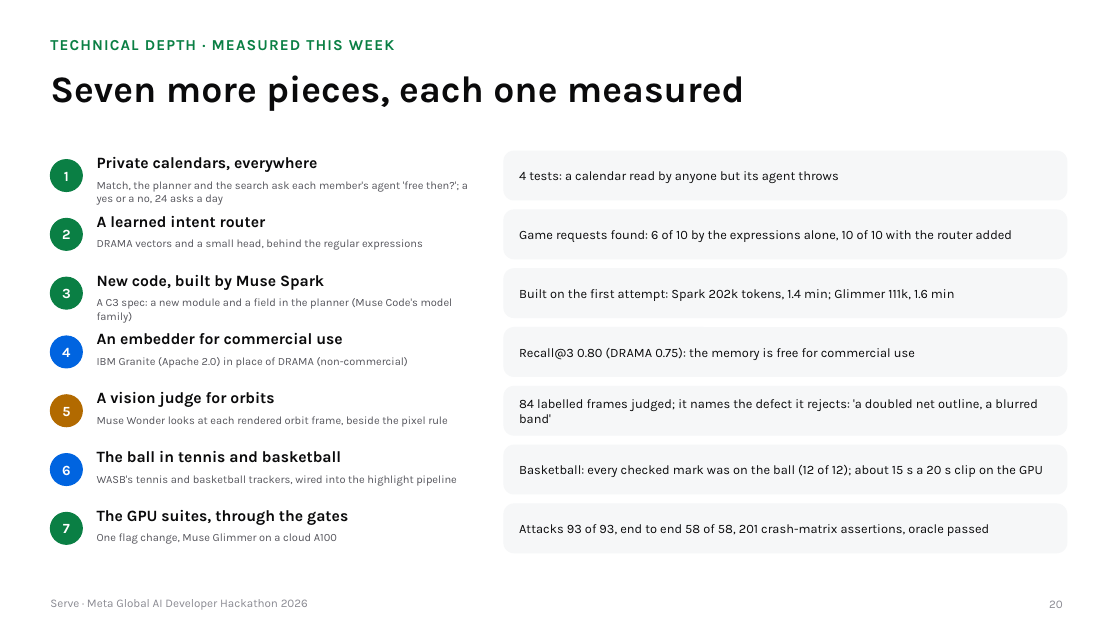
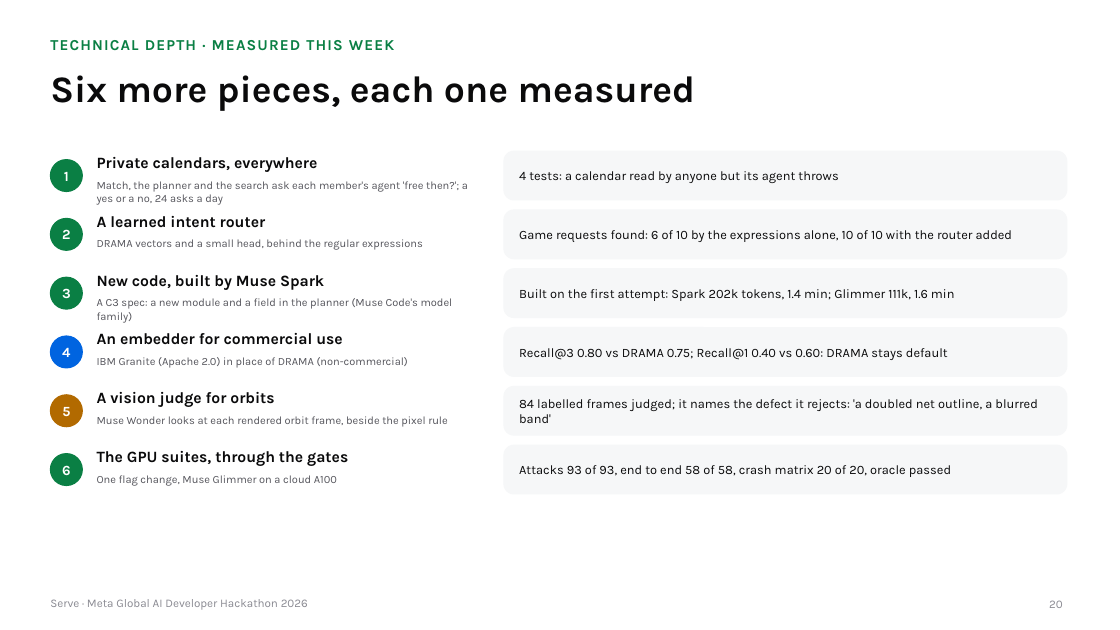
Before and after one commit to gino6178/serve-meta-hackathon, a slide deck: slide 20 of video/deck/Serve_Meta_deck.pptx. Drawn at 1120x630 pixels with LibreOffice and Linux fonts; fonts in the diff are those of the drawing. Boxes give left, top, right and bottom in pixels: in the first picture for what was removed or moved away, otherwise in the second. Text is boxed around its words. In the diff, an @@ line names an element or a change of style, - is before the commit and + after.

```diff
--- a/video/deck/Serve_Meta_deck.pptx
+++ b/video/deck/Serve_Meta_deck.pptx
@@ title at [50,75,696,111]: text changed @@
-Seven more pieces, each one measured
+Six more pieces, each one measured
@@ text at [519,348,948,360]: text changed @@
-Recall@3 0.80 (DRAMA 0.75): the memory is free for commercial use
+Recall@3 0.80 vs DRAMA 0.75; Recall@1 0.40 vs 0.60: DRAMA stays default
@@ text "The GPU suites, through the ...": place and size @@
-text "The GPU suites, through the ..." at [97,510,348,525]
+text "The GPU suites, through the ..." at [97,451,348,466]
@@ ellipse at [50,454,82,486]: fill #0064E0 to #0A7F44; outline #0064E0 1 pt to #0A7F44 1 pt @@
@@ text "One flag change, Muse Glimmer ...": place and size @@
-text "One flag change, Muse Glimmer ..." at [97,533,337,544]
+text "One flag change, Muse Glimmer ..." at [97,475,337,486]
@@ text removed at [97,451,341,463] @@
-The ball in tennis and basketball
@@ text removed at [97,475,457,486] @@
-WASB's tennis and basketball trackers, wired into the highlight pipeline
@@ text at [519,465,951,477]: text changed @@
-Basketball: every checked mark was on the ball (12 of 12); about 15 s a 20 s clip on the GPU
+Attacks 93 of 93, end to end 58 of 58, crash matrix 20 of 20, oracle passed
@@ rounded rectangle removed at [504,504,1067,553] @@
@@ ellipse removed at [50,513,82,544] @@
@@ text removed at [63,524,70,533] @@
-7
@@ text removed at [519,524,989,536] @@
-Attacks 93 of 93, end to end 58 of 58, 201 crash-matrix assertions, oracle passed
```
Also in this commit, not shown: 8 other slides changed, 7 other files.
